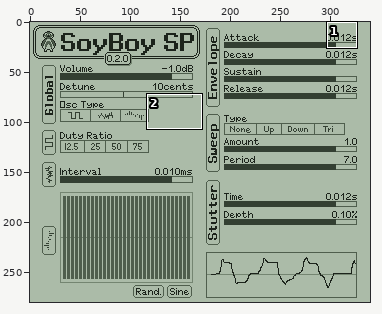
Two states of a pixel-art file, doc/soyboy-ui-mock.aseprite. Above, an overview of the earlier version with the close-up marked.
Close-up. The starting point:
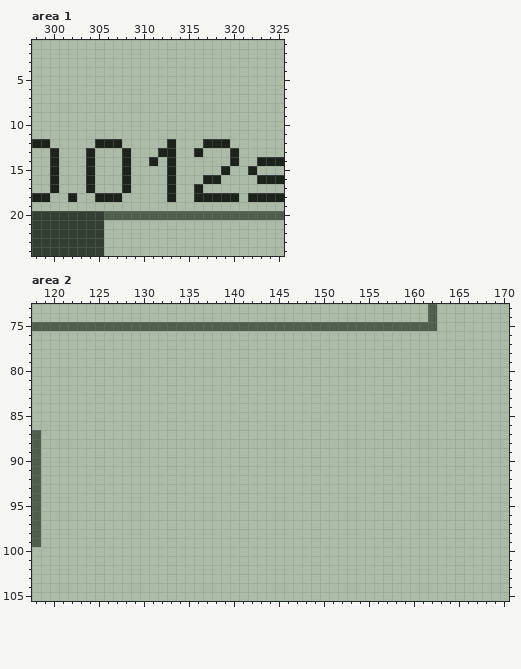
340x280 pixels, 1 frame. Shown: area 1: x 298..325, y 1..24; area 2: x 118..170, y 73..105.
The same view after the edit:
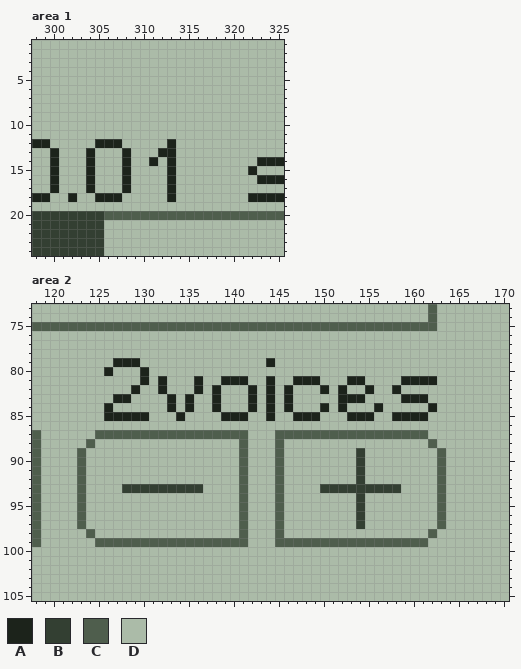
Palette (. is transparent): A #1c231b  B #333f32  C #4f5e4d  D #abbba8
Edits made:
Area 1, layer "ver. 2/UI":
Colour A becomes colour D in row 12 at x 317 to 319; in row 13 at x 316 and 320; in row 14 at x 320; in row 15 at x 319; in row 16 at x 317 to 318; in row 17 at x 316.
Colour A becomes colour D in row 18 at x 316 to 320.
Area 2, layer "ver. 2/UI":
Colour D becomes colour A in row 79 at x 127 to 129 and 144; in row 80 at x 126 and 130; in row 81 at x 130, 132, 136, 139 to 141, 144, 147 to 149, 153 to 154 and 159 to 162; in row 82 at x 129, 132, 136, 138, 142, 144, 146, 150, 152, 155 and 158; in row 83 at x 127 to 128, 133, 135, 138, 142, 144, 146, 152 to 154 and 159 to 161; in row 84 at x 126, 133, 135, 138, 142, 144, 146, 150, 152, 156 and 162.
Colour D becomes colour A in row 85 at x 126 to 130, 134, 139 to 141, 144, 147 to 149, 153 to 155 and 158 to 161.
Colour D becomes colour B in rows 89 to 92 at x 154; in row 93 at x 128 to 136 and 150 to 158; in rows 94 to 97 at x 154.
Colour D becomes colour C in row 87 at x 125 to 141 and 145 to 161; in row 88 at x 124, 141, 145 and 162; in rows 89 to 97 at x 123, 141, 145 and 163; in row 98 at x 124, 141, 145 and 162; in row 99 at x 125 to 141 and 145 to 161.
Changed places in both close-ups, as pixel boxes (x1, y1, x2, y2):
changed: (194, 139, 239, 202)
changed: (77, 358, 446, 547)
